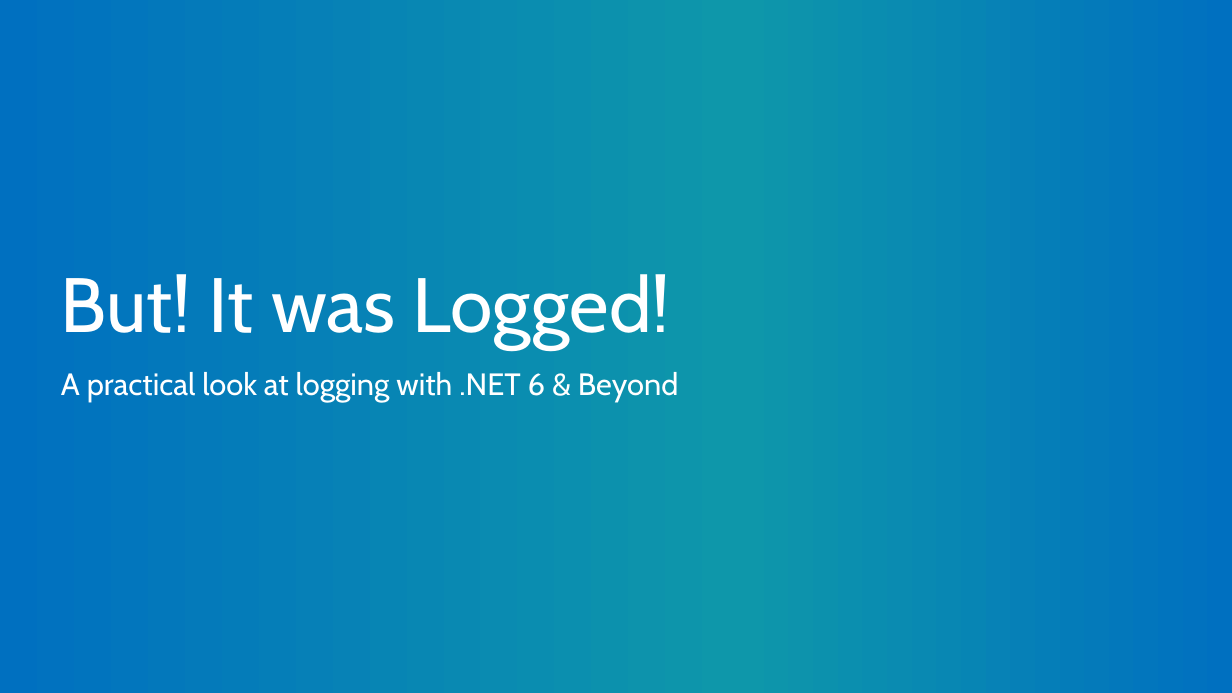
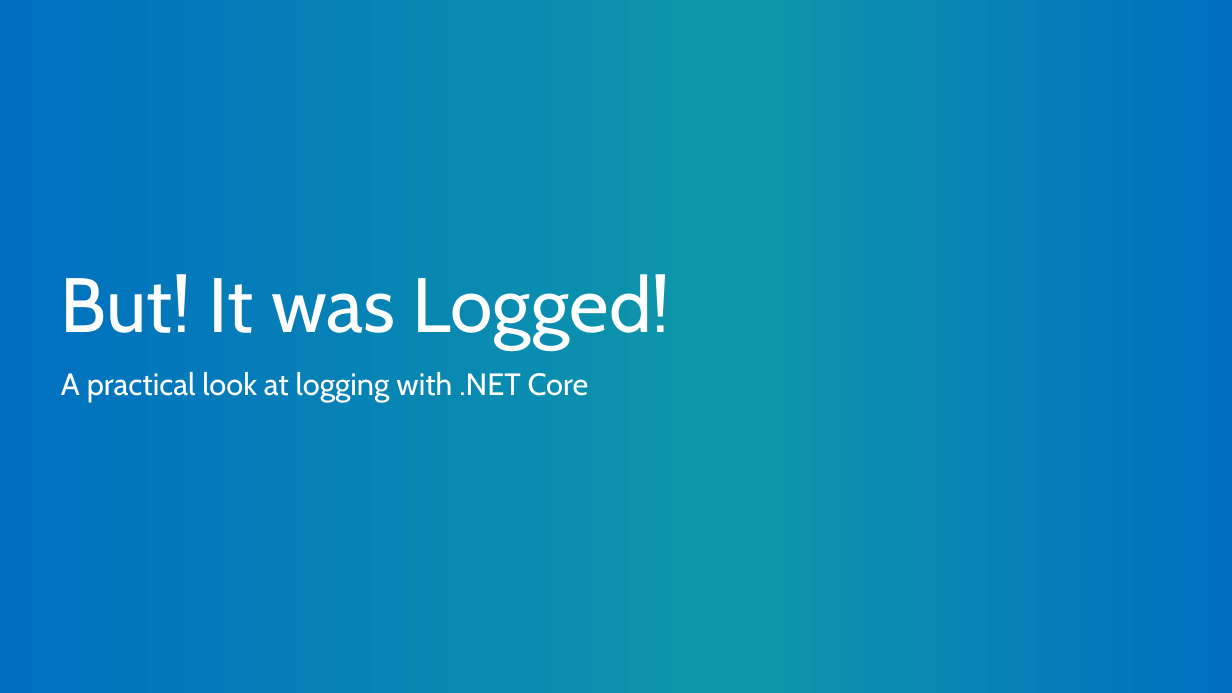
Before and after one commit to mitchelsellers/dotnetcoreloggingdemo, a slide deck: slide 1 of Presentation/But It Was Logged.pptx. Drawn at 1232x693 pixels with LibreOffice and Linux fonts; fonts in the diff are those of the drawing; background and template pictures are left out. Boxes give left, top, right and bottom in pixels: in the first picture for what was removed or moved away, otherwise in the second. Text is boxed around its words. In the diff, an @@ line names an element or a change of style, - is before the commit and + after.

```diff
--- a/Presentation/But It Was Logged.pptx
+++ b/Presentation/But It Was Logged.pptx
@@ subtitle at [61,372,589,402]: text changed @@
-A practical look at logging with .NET 6 & Beyond
+A practical look at logging with .NET Core
```
Also in this commit, not shown: 3 other slides changed.
